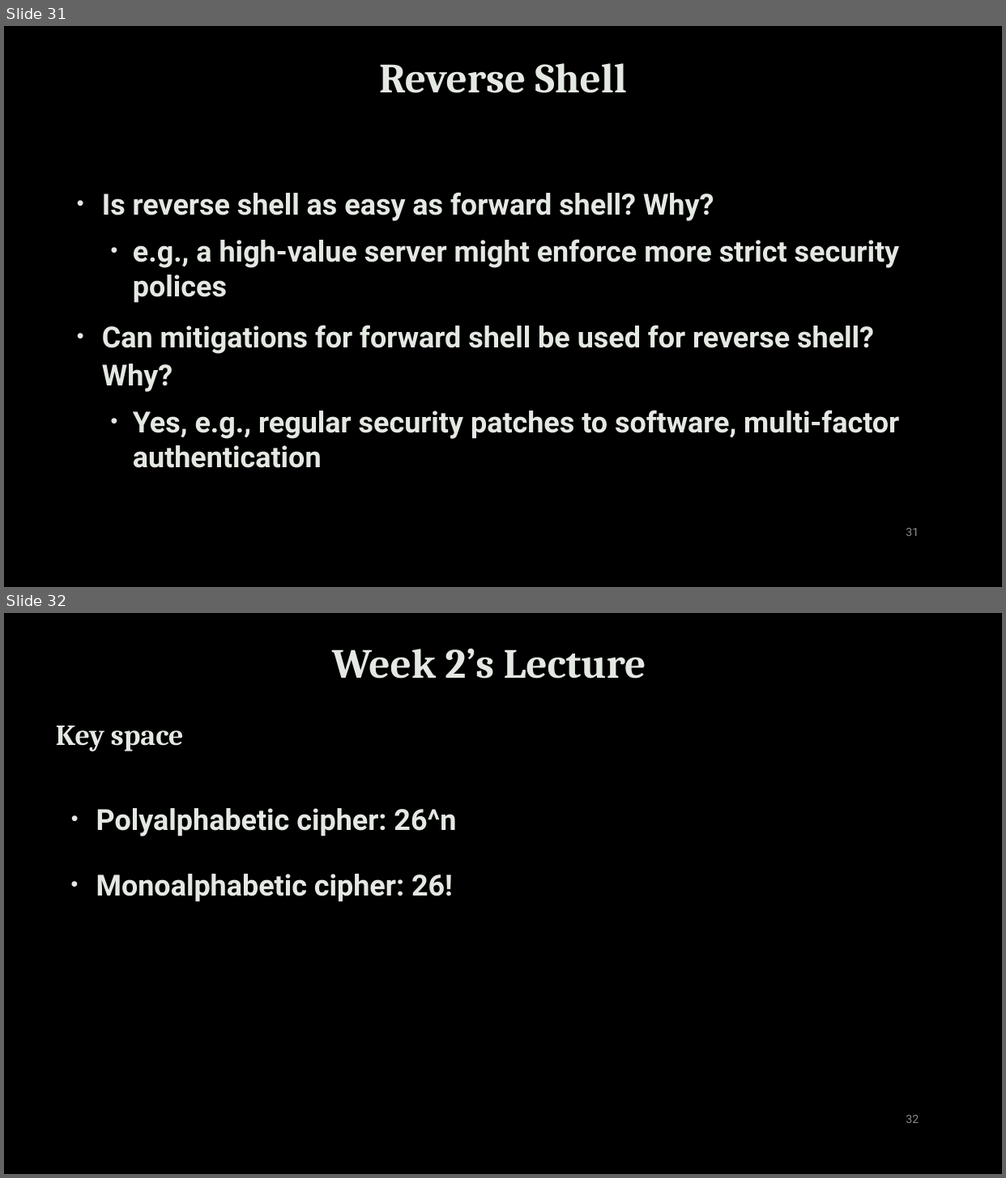
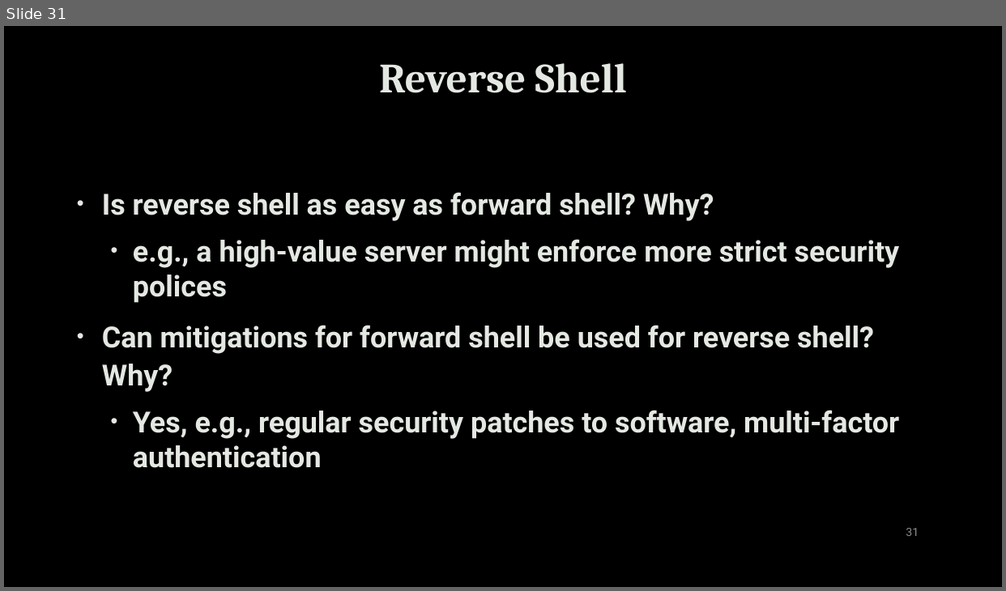
Before and after one commit to uwacyber/cits1003, a slide deck: cits1003-lecture_slides/CITS1003-3 NetworkAndComputers-exercises.pptx. Shown one above the other, each under a label of ours: slides 31 and 32 before the commit, slide 31 after it. The pictures are 1006x1178 and 1006x591 pixels, drawn with LibreOffice and Linux fonts; fonts in the diff are those of the drawing; background and template pictures are left out. Boxes give left, top, right and bottom in pixels: in the first picture for what was removed or moved away, otherwise in the second. Text is boxed around its words. In the diff, an @@ line names an element or a change of style, - is before the commit and + after.

Commit message:
update slides in week 3 of computer and network

```diff
--- a/cits1003-lecture_slides/CITS1003-3 NetworkAndComputers-exercises.pptx
+++ b/cits1003-lecture_slides/CITS1003-3 NetworkAndComputers-exercises.pptx
@@ slide 32 removed at bbox=[4, 613, 1002, 1174], background picture (left out) @@
@@ title removed at bbox=[332, 649, 646, 679] @@
-Week 2’s Lecture
@@ text removed at bbox=[56, 726, 184, 752] @@
-Key space
@@ text removed at bbox=[96, 808, 456, 837] @@
-• Polyalphabetic cipher: 26^n
@@ text removed at bbox=[96, 874, 453, 902] @@
-• Monoalphabetic cipher: 26!
@@ page number removed at bbox=[906, 1115, 918, 1123] @@
-32
```
Also in this commit, not shown: 1 slide changed, 3 other slides removed.
